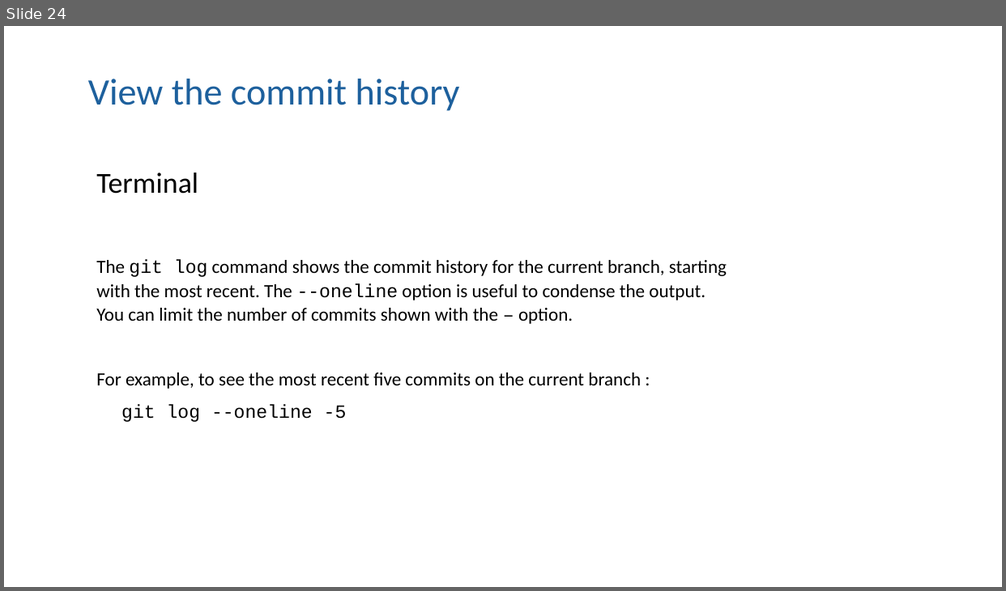
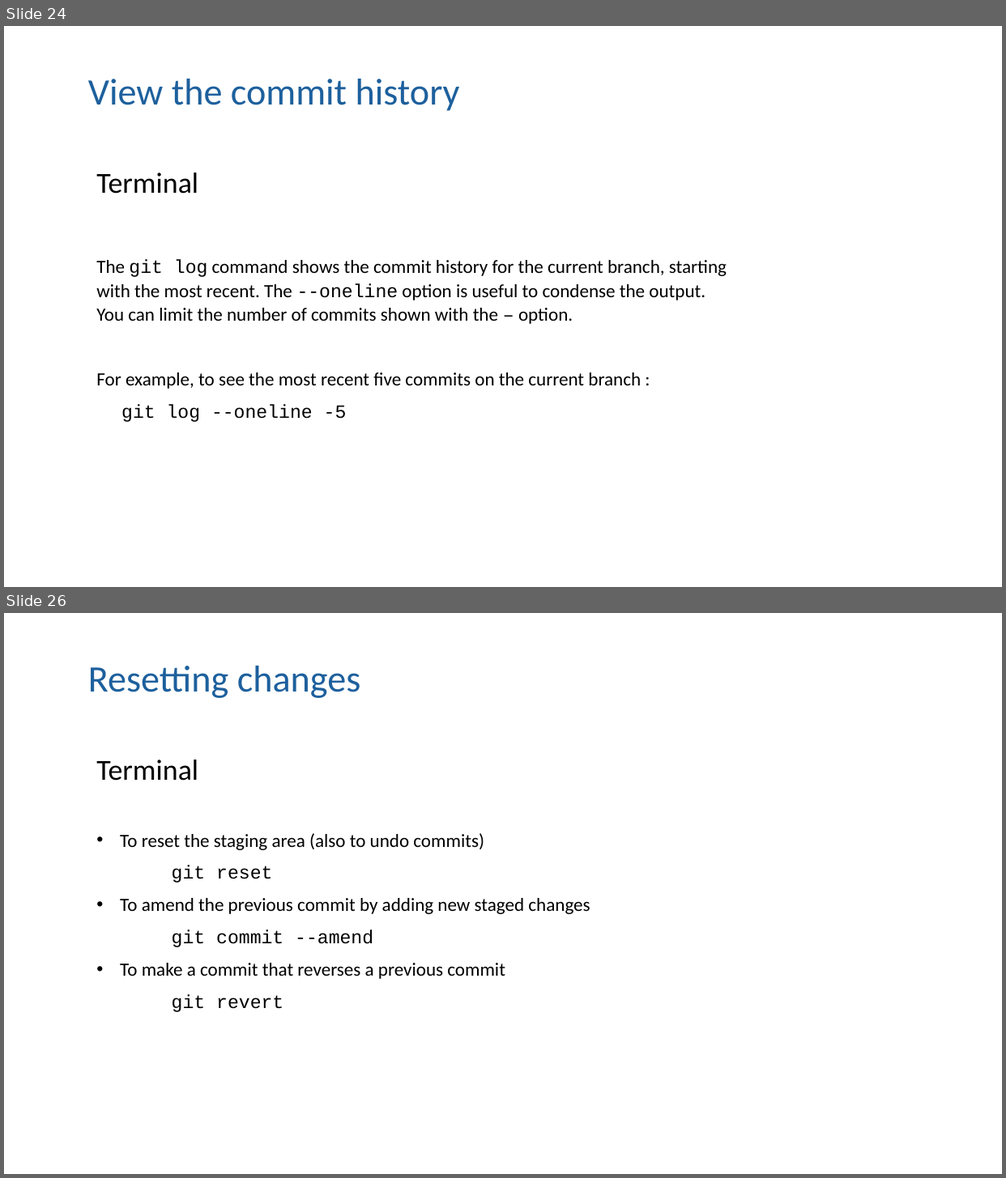
Before and after one commit to moj-analytical-services/intro_to_github_training, a slide deck: GitGitHub slides.pptx. Shown one above the other, each under a label of ours: slide 24 before the commit, slides 24 and 26 after it; the slides between them are not shown. The pictures are 1006x591 and 1006x1178 pixels, drawn with LibreOffice and Linux fonts; fonts in the diff are those of the drawing. Boxes give left, top, right and bottom in pixels: in the first picture for what was removed or moved away, otherwise in the second. Text is boxed around its words. In the diff, an @@ line names an element or a change of style, - is before the commit and + after.

```diff
--- a/GitGitHub slides.pptx
+++ b/GitGitHub slides.pptx
@@ slide 26 added at (x1=4, y1=613, x2=1002, y2=1174), background #FFFFFF @@
@@ title added at (x1=88, y1=666, x2=361, y2=698), 36 pt, text #1D609D @@
+Resetting changes
@@ text added at (x1=96, y1=760, x2=590, y2=1012), 18 pt, text #000000 @@
+Terminal
+• To reset the staging area (also to undo commits)
+git reset
+• To amend the previous commit by adding new staged changes
+git commit --amend
+• To make a commit that reverses a previous commit
+git revert
```
Also in this commit, not shown: 2 slides changed, 7 other slides added.
